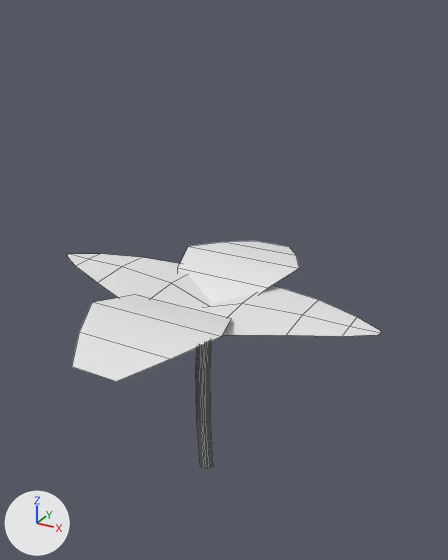
The FBX model Models/Plants/Stage1Indica.fbx, before and after one commit.
Both versions are drawn from a camera (50 mm lens) standing at (0.152, -0.256, 0.254) and looking at (0.008, 0.005, 0.123). Arrows for +X, +Y and +Z are at lower left; the lights stay in place. The picture after the commit comes second. Mesh edges are drawn as thin lines. Materials are left out; every surface is plain grey.

In view in the first picture: 'Stage1Indica'.
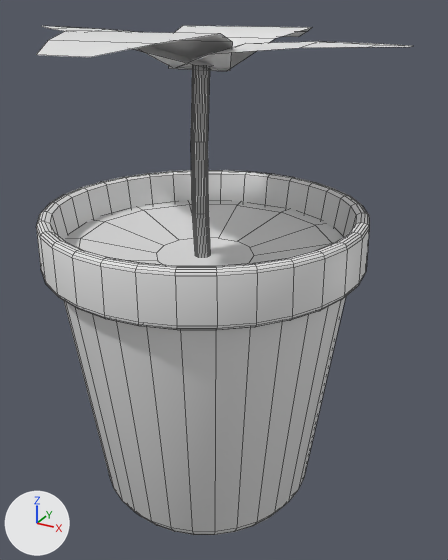
Location of each change, [x1, y1, x2, y2] in pixels of the pictures (448 x 560 px; the box of a moved part takes in the faces that stretch with it):
```json
{"object": "Stage1Indica", "change": "reshaped", "before": [67, 241, 381, 469], "after": [36, 25, 411, 535], "on screen": "19% wider, 123% taller"}
{"part": 1, "of": "me_cylinder_001", "change": "moved or reshaped", "before": [196, 341, 213, 469], "after": [191, 65, 211, 256]}
{"part": 2, "of": "me_cylinder_001", "change": "moved or reshaped", "before": [178, 241, 299, 303], "after": [169, 25, 312, 71]}
{"part": 3, "of": "me_cylinder_001", "change": "moved or reshaped", "before": [67, 254, 211, 311], "after": [42, 26, 213, 67]}
{"part": 4, "of": "me_cylinder_001", "change": "moved or reshaped", "before": [201, 285, 381, 336], "after": [180, 41, 411, 66]}
{"part": 5, "of": "me_cylinder_001", "change": "moved or reshaped", "before": [72, 295, 231, 381], "after": [36, 31, 233, 71]}
{"part": 6, "of": "me_cylinder_001", "change": "added", "after": [36, 170, 369, 535]}
{"part": 7, "of": "me_cylinder_001", "change": "added", "after": [65, 201, 343, 266]}
```

Scene script edits in JSON lines:
```json
{"block": "me_cylinder_001", "where": "# used by ob_stage1indica; location = (0.0, 0.0, 0.0)"}
{"op": "remove", "block": "me_cylinder_001", "code": "me_cylinder_001.from_pydata(...)  # 178 vertices, 122 faces; spans x -0.093..0.093, y -0.089..0.089, z 0.0..0.121"}
{"op": "add", "block": "me_cylinder_001", "code": "me_cylinder_001.from_pydata(...)  # 732 vertices, 633 faces; spans x -0.093..0.093, y -0.089..0.089, z 0.0..0.245"}
{"block": "me_cylinder_001", "change": "me_cylinder_001 part 1: the loose piece of 128 vertices spanning x -0.006..0.002, y -0.005..0.006, z 0.0..0.107 is moved by (0.0, 0.0, 0.125)"}
{"block": "me_cylinder_001", "change": "me_cylinder_001 part 2: the loose piece of 10 vertices spanning x -0.038..0.034, y -0.002..0.089, z 0.103..0.12 is moved by (0.0, 0.0, 0.125)"}
{"block": "me_cylinder_001", "change": "me_cylinder_001 part 3: the loose piece of 15 vertices spanning x -0.093..0.007, y -0.032..0.034, z 0.105..0.121 is moved by (0.0, 0.0, 0.125)"}
{"block": "me_cylinder_001", "change": "me_cylinder_001 part 4: the loose piece of 15 vertices spanning x -0.007..0.093, y -0.033..0.033, z 0.105..0.117 is moved by (0.0, 0.0, 0.125)"}
{"block": "me_cylinder_001", "change": "me_cylinder_001 part 5: the loose piece of 10 vertices spanning x -0.038..0.034, y -0.089..0.002, z 0.103..0.12 is moved by (0.0, 0.0, 0.125)"}
{"block": "me_cylinder_001", "change": "me_cylinder_001 part 6: a new loose piece of 512 vertices spanning x -0.081..0.081, y -0.081..0.081, z 0.0..0.163"}
{"block": "me_cylinder_001", "change": "me_cylinder_001 part 7: a new loose piece of 42 vertices spanning x -0.074..0.074, y -0.072..0.072, z 0.138..0.145"}
```
